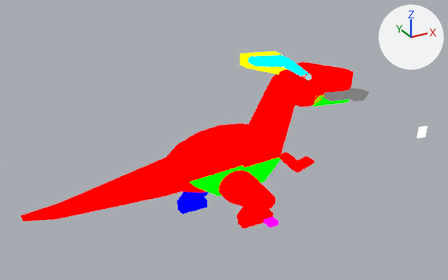
A saved change to the Blender file assets-source/blender/motion/parasaurolophus-rest.blend.
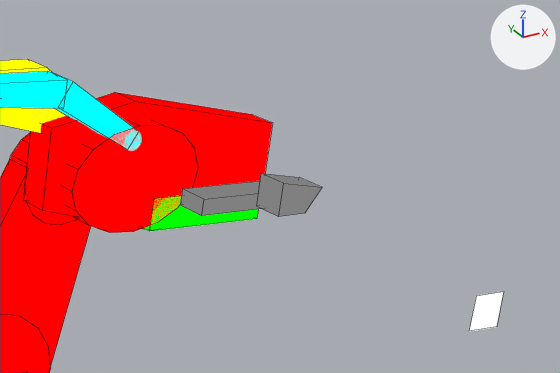
Each version appears first whole from a camera (50 mm lens) standing at (-2.0, -89.6, 59.6) and looking at (41.7, -10.2, 19.9), and next in a close-up on the part from 59% to 99% of the width and 11% to 54% of the height. Every picture has the same lights, and +X, +Y and +Z are marked at upper right. The older version's two pictures come first. The close-ups show mesh edges as thin lines.

Objects in the first close-up: 'DinoTycoon_Motion_parasaurolophus_rest_beak', 'DinoTycoon_Motion_parasaurolophus_rest_cheek', 'DinoTycoon_Motion_parasaurolophus_rest_crest_ridge_0', 'DinoTycoon_Motion_parasaurolophus_rest_crest_ridge_1', 'DinoTycoon_Motion_parasaurolophus_rest_crest_ridge_join', 'DinoTycoon_Motion_parasaurolophus_rest_eye', 'DinoTycoon_Motion_parasaurolophus_rest_head', 'DinoTycoon_Motion_parasaurolophus_rest_jaw', 'DinoTycoon_Motion_parasaurolophus_rest_mouth', 'DinoTycoon_Motion_parasaurolophus_rest_neck_0', 'DinoTycoon_Motion_parasaurolophus_rest_neck_joint_0', 'DinoTycoon_Motion_parasaurolophus_rest_tube_crest' and 2 more.
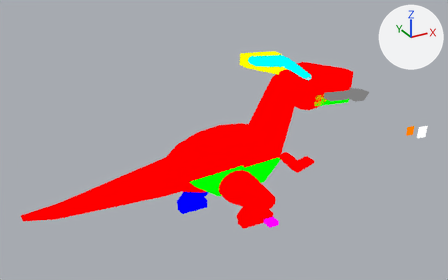
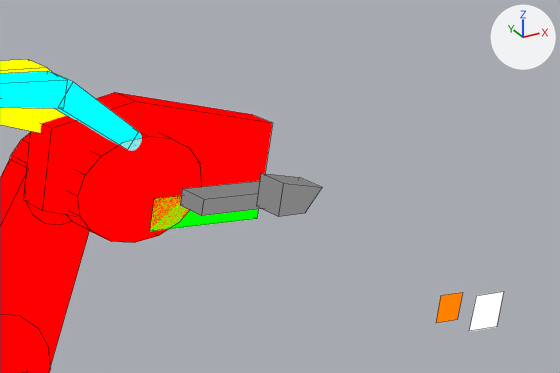
Pixel boxes (x1, y1, x2, y2) of what changed, in the close-ups (560 x 373 px):
'DinoTycoon_Motion_parasaurolophus_rest_cheek', moved, turned: before (62, 121, 198, 233); after (67, 132, 202, 243)
'DinoTycoon_Motion_parasaurolophus_rest_eye_white', added (orange): after (436, 292, 463, 323)

The change, as a list of edits to the scene's bpy script:
```text
Add mat_dinotycoon_role_y:
    mat_dinotycoon_role_y = emission_material('DinoTycoon_Role_Y')
    mat_dinotycoon_role_y.base_color = (1.0, 0.216, 0.0)  # orange #ff8000
Change me_dinotycoon_motion_parasaurolophus_rest_sample_cheek:
    used by ob_dinotycoon_motion_parasaurolophus_rest_cheek; location = (0.0, 0.0, 0.0)
    remove me_dinotycoon_motion_parasaurolophus_rest_sample_cheek.from_pydata(...)  # 32 vertices, 18 faces; spans x 57.6..66.4, y -5.0..-3.0, z 20.2..26.6
    add me_dinotycoon_motion_parasaurolophus_rest_sample_cheek.from_pydata(...)  # 32 vertices, 18 faces; spans x 57.99..66.76, y -5.0..-3.0, z 19.5..25.88
    me_dinotycoon_motion_parasaurolophus_rest_sample_cheek part 1: the whole mesh is turned 4.6 degrees about the y axis through its middle, then moved by (0.37, 0.0, -0.71)
Add me_dinotycoon_motion_parasaurolophus_rest_sample_eye_white:
    me_dinotycoon_motion_parasaurolophus_rest_sample_eye_white.from_pydata([(61.95, -29.0, 24.93), (63.35, -29.0, 24.82), (63.23, -29.0, 23.42), (61.84, -29.0, 23.54), (61.95, -29.0, 24.93), (63.35, -29.0, 24.82), (63.23, -29.0, 23.42), (61.84, -29.0, 23.54)], [], [(3, 2, 1, 0), (4, 5, 6, 7), (0, 1, 5, 4), (1, 2, 6, 5), (2, 3, 7, 6), (3, 0, 4, 7)])
    me_dinotycoon_motion_parasaurolophus_rest_sample_eye_white.materials.append(mat_dinotycoon_role_y)  # orange #ff8000
Add ob_dinotycoon_motion_parasaurolophus_rest_eye_white:
    ob_dinotycoon_motion_parasaurolophus_rest_eye_white = bpy.data.objects.new('DinoTycoon_Motion_parasaurolophus_rest_eye_white', me_dinotycoon_motion_parasaurolophus_rest_sample_eye_white)
    ob_dinotycoon_motion_parasaurolophus_rest_eye_white.location = (0.0, 0.0, 0.0)
```
